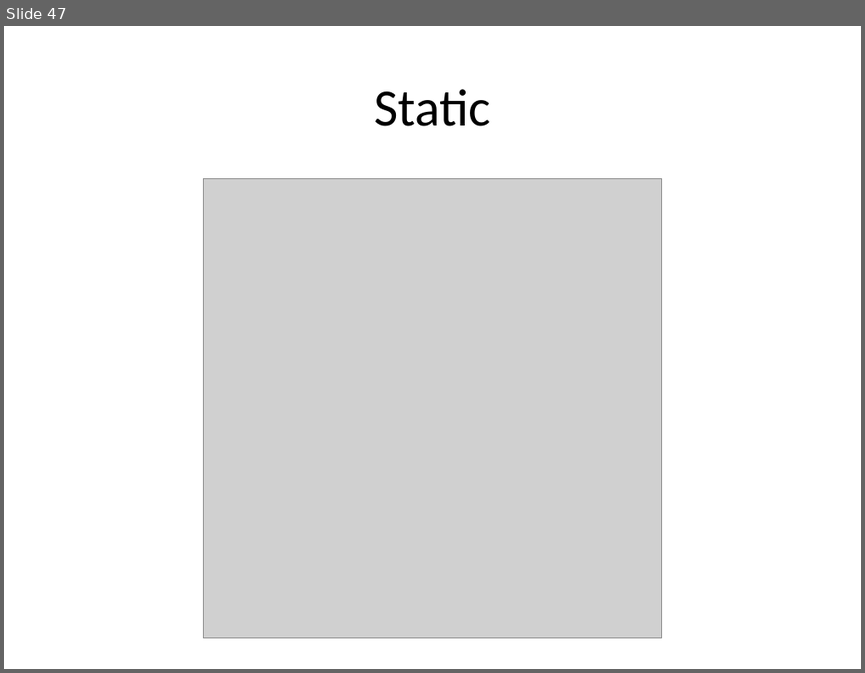
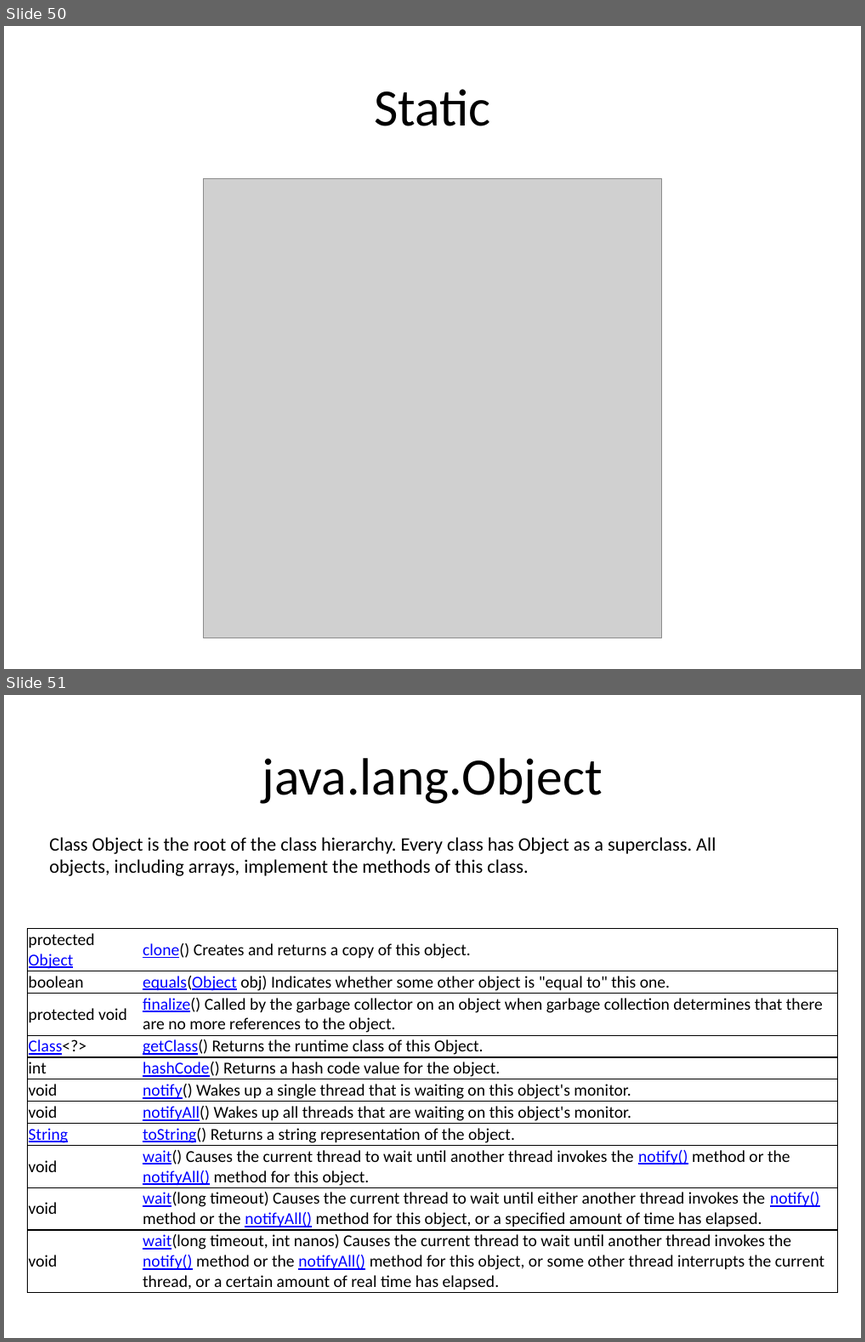
Before and after one commit to milhcbt/oot-aide, a slide deck: src/main/resources/Dasar-Dasar Pemograman Java.pptx. Shown one above the other, each under a label of ours: slide 47 before the commit, slides 50 and 51 after it. The pictures are 865x673 and 865x1342 pixels, drawn with LibreOffice and Linux fonts; fonts in the diff are those of the drawing; grey boxes stand for pictures. Boxes give left, top, right and bottom in pixels: in the first picture for what was removed or moved away, otherwise in the second. Text is boxed around its words. In the diff, an @@ line names an element or a change of style, - is before the commit and + after.

```diff
--- a/src/main/resources/Dasar-Dasar Pemograman Java.pptx
+++ b/src/main/resources/Dasar-Dasar Pemograman Java.pptx
@@ slide 51 added at (4,695,861,1338), background #FFFFFF @@
@@ title added at (262,758,602,804), 44 pt, text #000000 @@
+java.lang.Object
@@ text added at (49,837,715,876), 16 pt, text #000000 @@
+Class Object is the root of the class hierarchy. Every class has Object as a superclass. All objects, including arrays, implement the methods of this class.
@@ table added at (28,929,838,1293), 11 rows, 2 columns @@
+protected Object | clone() Creates and returns a copy of this object.
+boolean | equals(Object obj) Indicates whether some other object is "equal to" this one.
+protected void | finalize() Called by the garbage collector on an object when garbage collection determines that there are no more references to the object.
+Class<?> | getClass() Returns the runtime class of this Object.
+int | hashCode() Returns a hash code value for the object.
+void | notify() Wakes up a single thread that is waiting on this object's monitor.
+void | notifyAll() Wakes up all threads that are waiting on this object's monitor.
+String | toString() Returns a string representation of the object.
+void | wait() Causes the current thread to wait until another thread invokes the notify() method or the notifyAll() method for this object.
+void | wait(long timeout) Causes the current thread to wait until either another thread invokes the notify() method or the notifyAll() method for this object, or a specified amount of time has elapsed.
+void | wait(long timeout, int nanos) Causes the current thread to wait until another thread invokes the notify() method or the notifyAll() method for this object, or some other thread interrupts the current thread, or a certain amount of real time has elapsed.
@@ what was slide 47 is now slide 50 @@
```
Also in this commit, not shown: 32 other slides added, 1 slide removed, 29 other files.
